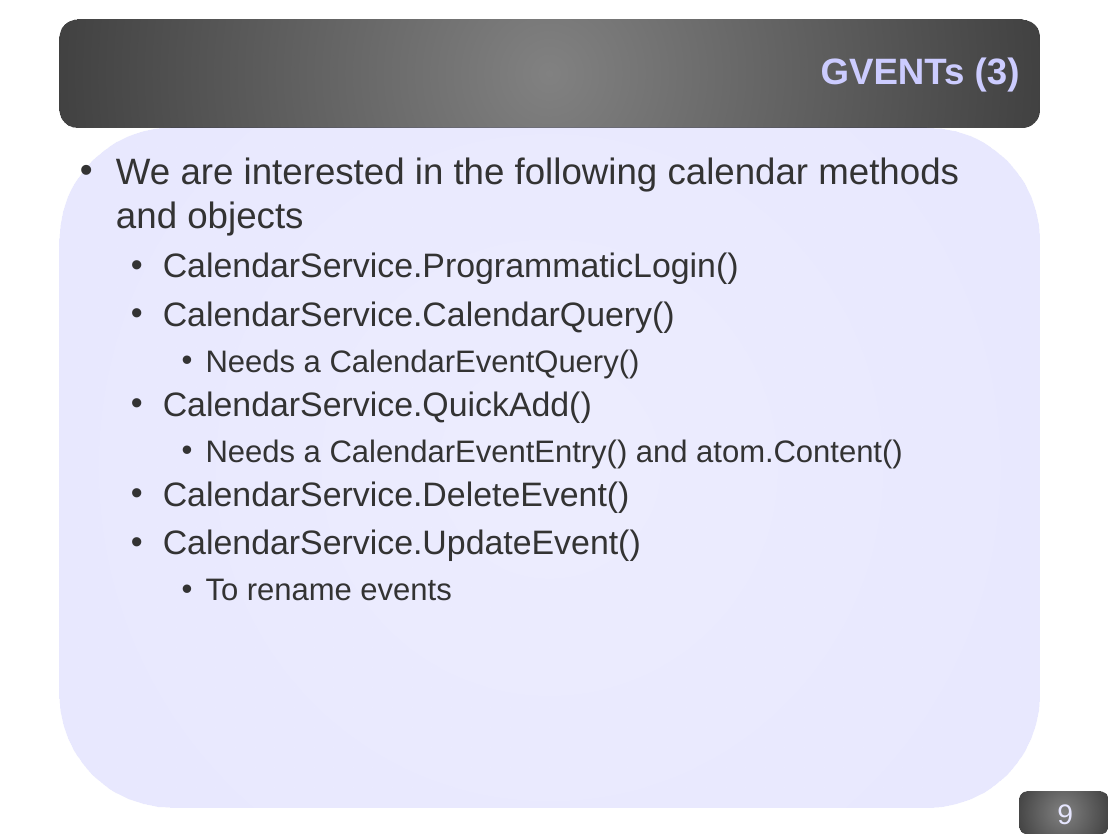
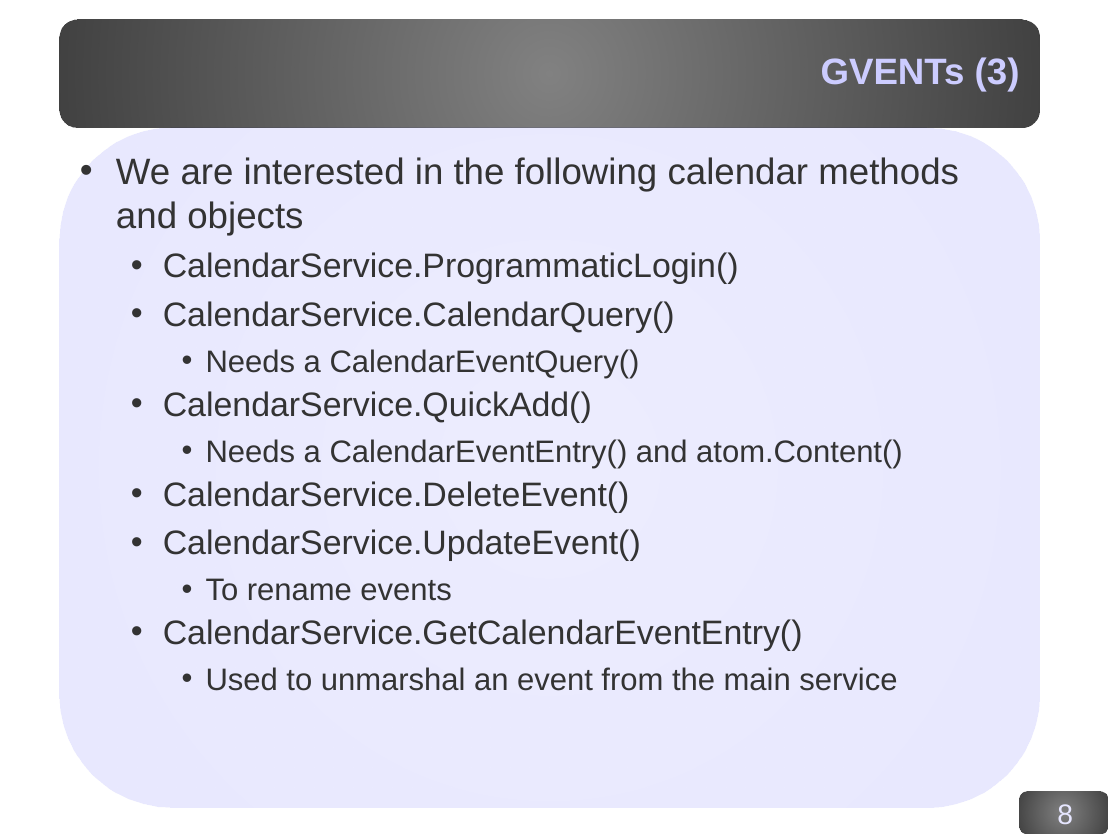
Before and after one commit to corydodt/Afloat, a slide deck: slide 8 of doc/afloat.odp (slide 9 before the commit). Drawn at 1120x840 pixels with LibreOffice and Linux fonts; fonts in the diff are those of the drawing; background and template pictures are left out. Boxes give left, top, right and bottom in pixels: in the first picture for what was removed or moved away, otherwise in the second. Text is boxed around its words. In the diff, an @@ line names an element or a change of style, - is before the commit and + after.

```diff
--- a/doc/afloat.odp
+++ b/doc/afloat.odp
@@ text at [163, 619, 897, 691]: paragraphs added @@
+  • CalendarService.GetCalendarEventEntry()
+    • Used to unmarshal an event from the main service
@@ page number at [1057, 804, 1073, 824]: text changed @@
-9
+8
```
Also in this commit, not shown: 6 other slides changed, 1 slide removed, 1 other file.
